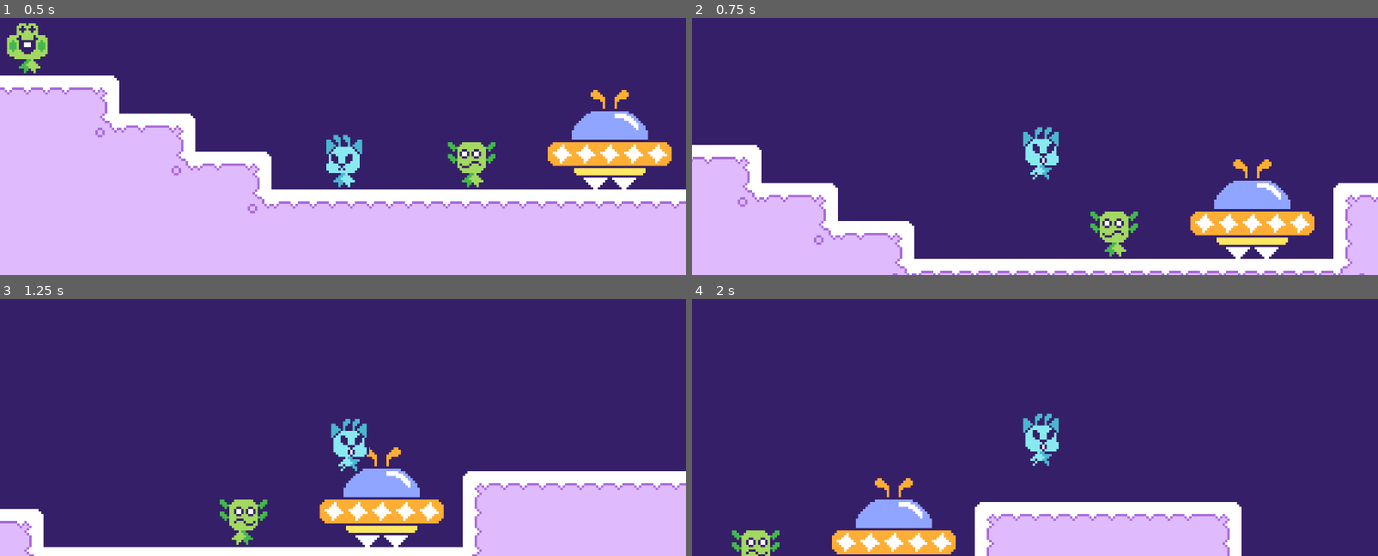
Above: before the commit, frames 1-4 (two rows, left to right).
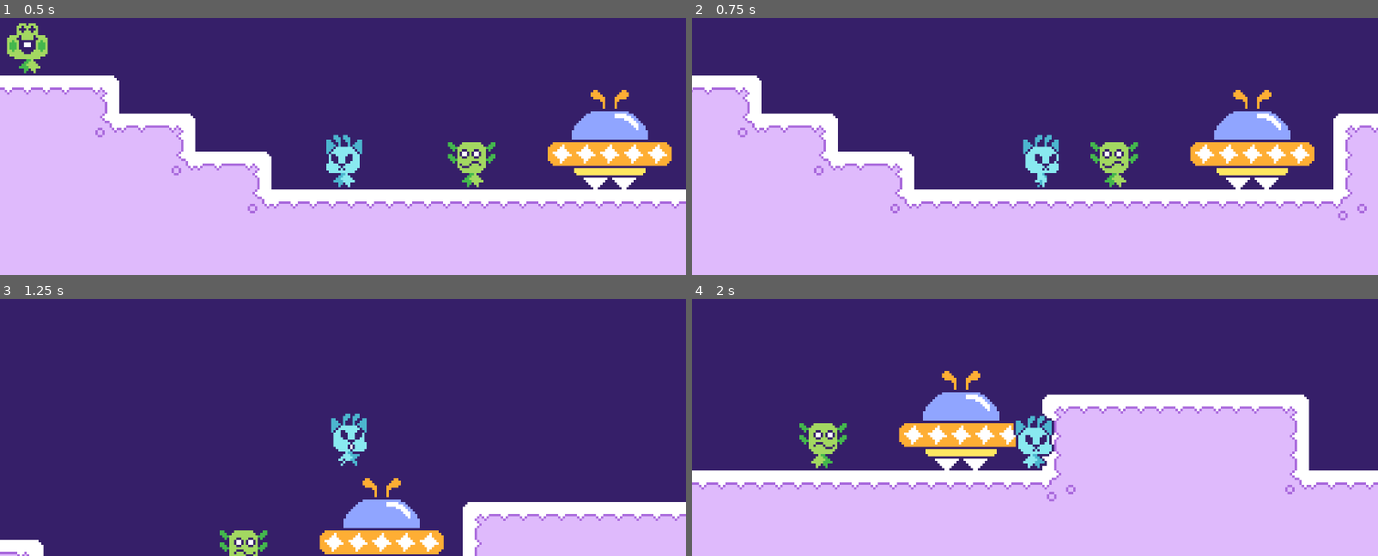
Above: after the commit, the same moments.

Repository: Zazorah/secret-santa-2025
Game: Godot game, scene res://World/Placeholder/TestRoom.tscn
The game is run twice, just before and just after one commit, with the same random seed, the same clock (stepped at 60 frames per second) and the same inputs.
Inputs:
- Up to frame 1 (0.5 s): no input
- Up to frame 2 (0.75 s): hold D (move_right) from 0.53 s (still down); hold W (interact, bound only after the commit) from 0.53 s (still down)
- Up to frame 3 (1.25 s): keep holding D (move_right); keep holding W (interact, bound only after the commit); tap Space (jump) at 0.77 s
- Up to frame 4 (2 s): keep holding D (move_right); release W (interact, bound only after the commit) at 1.28 s; tap W (interact, bound only after the commit) at 1.35 s; tap Space (jump) at 1.52 s

Frame 1 is identical in both runs. In frame 2, 39% of the frame differs, in the area x 0-100%, y 22-100%; in frame 3, 15%; in frame 4, 44%, in the area x 0-100%, y 28-100%.

Commit message:
InteractionZone Class First Pass
Some collision detection issues remain.

Diff:
--- a/Entities/Characters/NPCs/EntityNPC.gd
+++ b/Entities/Characters/NPCs/EntityNPC.gd
@@ -29,14 +29,18 @@
 @export var watching_tolerance: float = 32.0
 
 # Interaction Zone
-var interaction_zone: InteractionZone
+@onready var interaction_zone: InteractionZone = $InteractionZone
 
 func _ready():
 	super._ready()
 
-	# Set self up as something interactable if cutscene data exists.
-	if cutscene_key:
-		pass
+	# Set up interactions.
+	if cutscene_key and interaction_zone:
+		interaction_zone.entered.connect(_on_interaction_zone_enter)
+		interaction_zone.exited.connect(_on_interaction_zone_exit)
+		interaction_zone.interacted.connect(_on_interact)
+
+		print("Interaction Zone set up!")
 
 	wander_timer = randf_range(wander_idle_time_min, wander_idle_time_max)
 
@@ -44,7 +48,6 @@
 	# Interrupt state and begin watching if near player.
 	if not current_state == State.TALKING and not current_state == State.WATCHING:
 		if _is_near_player():
-			print("Hello, Player!")
 			change_state(State.WATCHING)
 
 	# Update based on state.
@@ -159,6 +162,15 @@
 func _setup_interaction_zone() -> void:
 	pass
 
+func _on_interaction_zone_enter(node: Node2D) -> void:
+	print("Zone Entered by Player:", node)
+
+func _on_interaction_zone_exit(node: Node2D) -> void:
+	print("Zone Exited by Player:", node)
+
+func _on_interact(node: Node2D) -> void:
+	print("Interacted with by Player:", node)
+
 # Utility Methods
 func _is_near_player() -> bool:
 	if GameManager.player:
--- a/Entities/Characters/NPCs/Example Scenes/NPCAxolotl.tscn
+++ b/Entities/Characters/NPCs/Example Scenes/NPCAxolotl.tscn
@@ -1,8 +1,9 @@
-[gd_scene load_steps=9 format=3 uid="uid://btdyebtu3dvg4"]
+[gd_scene load_steps=11 format=3 uid="uid://btdyebtu3dvg4"]
 
 [ext_resource type="Script" uid="uid://2wltjwcplwhv" path="res://Entities/Characters/NPCs/EntityNPC.gd" id="1_5mfrv"]
 [ext_resource type="Script" uid="uid://d3uvftvuiacu4" path="res://Entities/EntityVisualizer.gd" id="2_yfb0c"]
 [ext_resource type="Texture2D" uid="uid://bbetyh7kje434" path="res://Entities/Characters/NPCs/Assets/NPC_Axolotl.png" id="3_6knan"]
+[ext_resource type="Script" uid="uid://vnufhh7q4sx" path="res://Entities/Utility/InteractionZone.gd" id="4_dw0vs"]
 
 [sub_resource type="AtlasTexture" id="AtlasTexture_dw0vs"]
 atlas = ExtResource("3_6knan")
@@ -41,8 +42,11 @@
 [sub_resource type="RectangleShape2D" id="RectangleShape2D_6knan"]
 size = Vector2(12, 21)
 
+[sub_resource type="RectangleShape2D" id="RectangleShape2D_dw0vs"]
+
 [node name="NPCAxolotl" type="CharacterBody2D"]
 script = ExtResource("1_5mfrv")
+cutscene_key = &"AxolotlMessage"
 metadata/_custom_type_script = "uid://2wltjwcplwhv"
 
 [node name="EntityVisualizer" type="AnimatedSprite2D" parent="."]
@@ -55,3 +59,12 @@
 [node name="CollisionShape2D" type="CollisionShape2D" parent="."]
 position = Vector2(0, -9.5)
 shape = SubResource("RectangleShape2D_6knan")
+
+[node name="InteractionZone" type="Area2D" parent="."]
+collision_layer = 0
+script = ExtResource("4_dw0vs")
+metadata/_custom_type_script = "uid://vnufhh7q4sx"
+
+[node name="CollisionShape2D" type="CollisionShape2D" parent="InteractionZone"]
+position = Vector2(0, -9.5)
+shape = SubResource("RectangleShape2D_dw0vs")
--- a/Entities/Entity.gd
+++ b/Entities/Entity.gd
@@ -37,7 +37,7 @@
 
 	was_on_floor = is_on_floor()
 
-func update_velocity(delta: float):
+func update_velocity(_delta: float):
 	pass
 
 func get_entity_context() -> Dictionary:
--- a/Entities/Utility/InteractionZone.gd
+++ b/Entities/Utility/InteractionZone.gd
@@ -1,7 +1,54 @@
 class_name InteractionZone
-extends Node
+extends Area2D
 
-# Defines a space in which the Player can interact with the entity
-# that this is attached to.
+## Defines a space in which the Player can interact with the entity.
 
-signal on_interact # Emitted when the Player interacts with this zone. Should be handled in parent.
+# Emitted when the player enters the interaction zone.
+signal entered(body: Node2D)
+
+# Emitted when the player exits the interaction zone.
+signal exited(body: Node2D)
+
+# Emitted when the player interacts.
+signal interacted(body: Node2D)
+
+# Whether or not this zone is currently active.
+@export var enabled: bool = true
+
+var _bodies_inside: Array[Node2D] = []
+
+func _ready() -> void:
+	body_entered.connect(_on_body_entered)
+	body_exited.connect(_on_body_exited)
+
+	collision_layer = 0
+	collision_mask = 1
+
+	print("InteractionZone ready on ", get_parent().name)
+
+func _input(event: InputEvent) -> void:
+	if not enabled:
+		return
+
+	if event.is_action_pressed("interact") and _bodies_inside.size() > 0:
+		interact(_bodies_inside[0])
+
+func _on_body_entered(body: Node2D) -> void:
+	if not enabled:
+		return
+
+	print("Body entered InteractionZone: ", body.name)
+	print("Body is Player: ", body is EntityPlayer)
+
+	if body not in _bodies_inside:
+		_bodies_inside.append(body)
+		entered.emit(body)
+
+func _on_body_exited(body: Node2D) -> void:
+	if body in _bodies_inside:
+		_bodies_inside.erase(body)
+		exited.emit(body)
+
+func interact(body: Node2D) -> void:
+	if enabled:
+		interacted.emit(body)
--- a/project.godot
+++ b/project.godot
@@ -44,9 +44,13 @@
 }
 jump={
 "deadzone": 0.2,
+"events": [Object(InputEventKey,"resource_local_to_scene":false,"resource_name":"","device":-1,"window_id":0,"alt_pressed":false,"shift_pressed":false,"ctrl_pressed":false,"meta_pressed":false,"pressed":false,"keycode":0,"physical_keycode":32,"key_label":0,"unicode":32,"location":0,"echo":false,"script":null)
+]
+}
+interact={
+"deadzone": 0.2,
 "events": [Object(InputEventKey,"resource_local_to_scene":false,"resource_name":"","device":-1,"window_id":0,"alt_press …(192 unchanged characters)…
 , Object(InputEventKey,"resource_local_to_scene":false,"resource_name":"","device":-1,"window_id":0,"alt_pressed":false …(186 unchanged characters)…
-, Object(InputEventKey,"resource_local_to_scene":false,"resource_name":"","device":-1,"window_id":0,"alt_pressed":false,"shift_pressed":false,"ctrl_pressed":false,"meta_pressed":false,"pressed":false,"keycode":0,"physical_keycode":32,"key_label":0,"unicode":32,"location":0,"echo":false,"script":null)
 ]
 }
 
